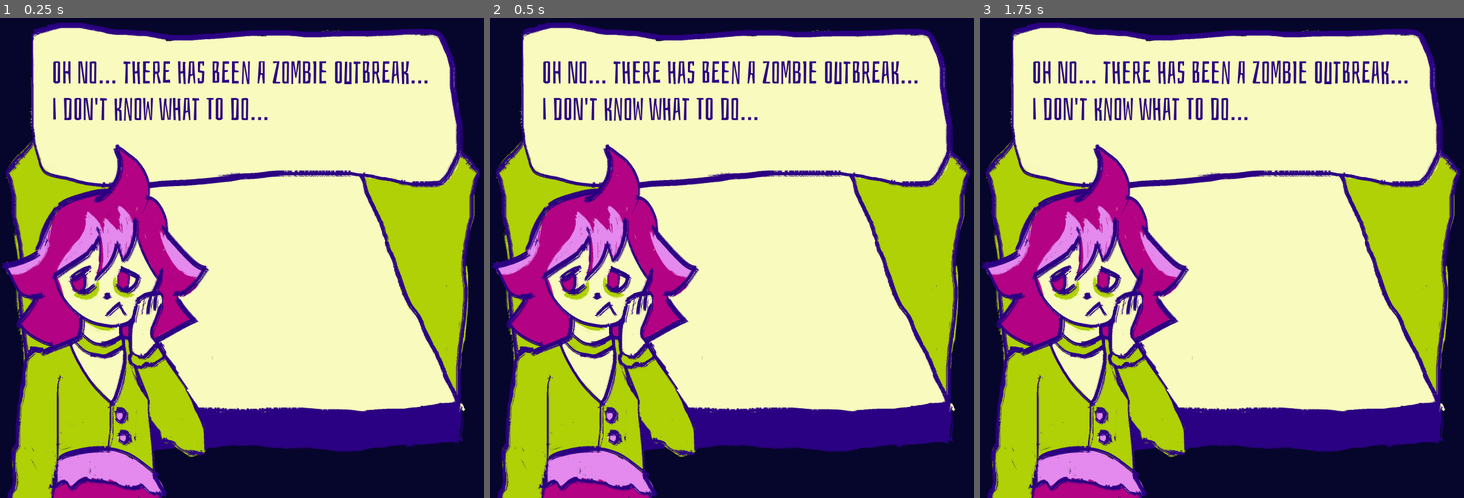
Above: before the commit, frames 1-3 (left to right).
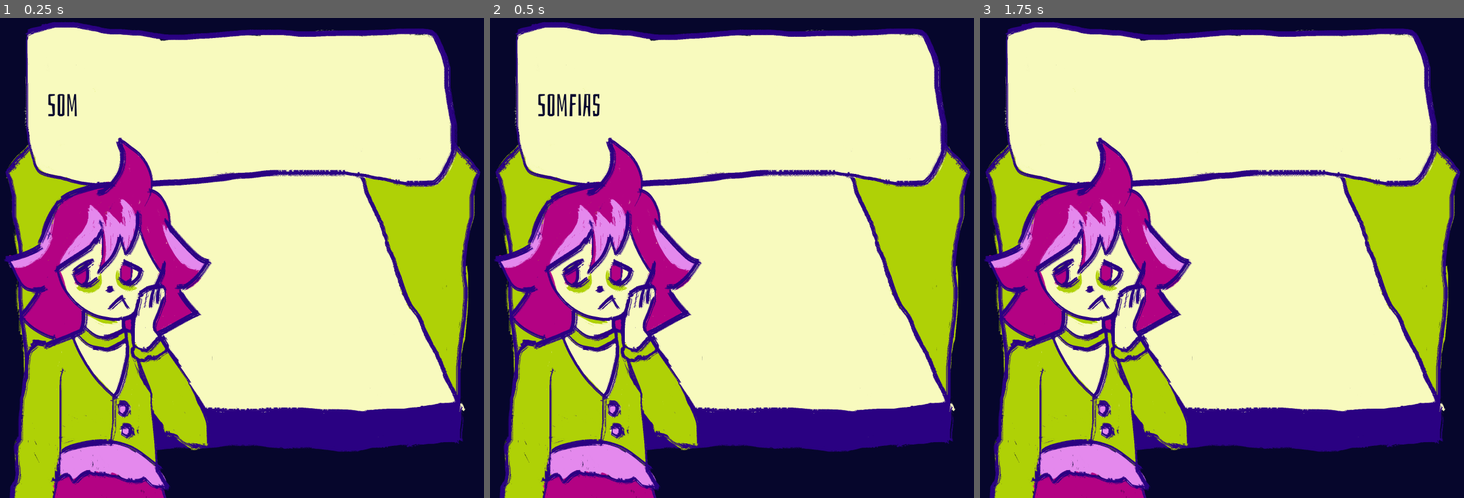
Above: after the commit, the same moments.

Repository: jadicodes/zombie-game
Game: Godot game, scene res://world.tscn
The game is run twice, just before and just after one commit, with the same random seed, the same clock (stepped at 60 frames per second) and the same inputs.
Inputs:
- Up to frame 1 (0.25 s): no input
- Up to frame 2 (0.5 s): no input
- Up to frame 3 (1.75 s): tap Enter (ui_accept) at 0.5, 1.35, 1.52 s; hold Enter (ui_accept) 0.53-1.28 s

The runs differ from the first frame. In frame 1, 14% of the frame differs, in the area x 0-96%, y 0-100%; in frame 2, 15%; in frame 3, 14%.

Commit message:
Add textbox scrolling

Diff:
--- a/project/clickables/clickable.gd
+++ b/project/clickables/clickable.gd
@@ -5,3 +5,6 @@
 @export var stage_1_texture: CompressedTexture2D
 @export var stage_2_texture: CompressedTexture2D
 @export var stage_3_texture: CompressedTexture2D
+
+@export var number_of_clicks_to_fix: int
+@export var chance_of_appearing: int
--- a/project/clickables/door.tres
+++ b/project/clickables/door.tres
@@ -4,4 +4,6 @@
 
 [resource]
 script = ExtResource("1_qqosf")
+number_of_clicks_to_fix = 3
+chance_of_appearing = 3
 metadata/_custom_type_script = "uid://cliwck5sdiyko"
--- /dev/null
+++ b/project/textbox/textbox.gd
@@ -0,0 +1,58 @@
+extends CanvasLayer
+
+enum state {
+	READY,
+	READING,
+	FINISHED
+}
+
+
+const CHAR_READ_RATE = 0.07
+
+var current_state: int
+var _tween: Tween
+
+@onready var _text = %Text
+
+
+func _ready():
+	%Text.visible_ratio = 0.0
+
+
+func show_textbox():
+	show()
+
+
+func _input(event: InputEvent) -> void:
+	if event.is_action_pressed("ui_accept"):
+		if current_state == state.FINISHED:
+			_change_state(state.READY)
+		elif current_state == state.READING:
+			_change_state(state.FINISHED)
+
+
+func _change_state(new_state):
+	current_state = new_state
+	match current_state:
+		state.READY:
+			_text.visible_ratio = 0.0
+		state.READING:
+			_tween.play()
+		state.FINISHED:
+			_text.visible_ratio = 1.0
+			_tween.pause()
+
+
+func set_text(text) -> void:
+	_text.text = text
+	show_textbox()
+	_tween = create_tween()
+	_tween.tween_property(_text, "visible_ratio", 1.0, len(text) * CHAR_READ_RATE).set_trans(Tween.TRANS_LINEAR).set_ease(Tween.EASE_IN_OUT)
+	_tween.connect("finished", _on_tween_finished)
+	_change_state(state.READING)
+
+
+# Manages signal received from tween finishing
+
+func _on_tween_finished() -> void:
+	_change_state(state.FINISHED)
--- /dev/null
+++ b/project/textbox/textbox.tscn
@@ -0,0 +1,38 @@
+[gd_scene load_steps=3 format=3 uid="uid://bpk8rwwftan5i"]
+
+[ext_resource type="Texture2D" uid="uid://tl5knu03oyd3" path="res://textbox/text.png" id="1_iq8iv"]
+[ext_resource type="Script" uid="uid://cnon2c0akpwa0" path="res://textbox/textbox.gd" id="1_q4ak7"]
+
+[node name="Textbox" type="CanvasLayer"]
+script = ExtResource("1_q4ak7")
+
+[node name="TextureRect" type="TextureRect" parent="."]
+offset_top = -51.0
+offset_right = 2000.0
+offset_bottom = 949.0
+texture = ExtResource("1_iq8iv")
+
+[node name="MarginContainer" type="MarginContainer" parent="TextureRect"]
+layout_mode = 1
+anchors_preset = 15
+anchor_right = 1.0
+anchor_bottom = 1.0
+offset_left = 144.0
+offset_top = 135.0
+offset_right = -177.0
+offset_bottom = -263.0
+grow_horizontal = 2
+grow_vertical = 2
+theme_override_constants/margin_left = 50
+theme_override_constants/margin_top = 0
+theme_override_constants/margin_right = 50
+theme_override_constants/margin_bottom = 0
+
+[node name="Text" type="Label" parent="TextureRect/MarginContainer"]
+unique_name_in_owner = true
+custom_minimum_size = Vector2(100, 100)
+layout_mode = 2
+theme_override_colors/font_color = Color(0.0235294, 0.0235294, 0.172549, 1)
+theme_override_font_sizes/font_size = 128
+text = "This is me testing the textbox margins. I hope a zombie doesn't eat my brainssss."
+autowrap_mode = 2
--- /dev/null
+++ b/project/world.gd
@@ -0,0 +1,8 @@
+extends Control
+
+
+@onready var _textbox = %Textbox
+
+
+func _ready():
+	_textbox.set_text("SOMFIAS UHIFSHADWIA HIUASHDUSAHD IUAHAKJSDK ")
--- a/project/world.tscn
+++ b/project/world.tscn
@@ -1,35 +1,25 @@
-[gd_scene load_steps=4 format=3 uid="uid://bipvvp86q05ki"]
+[gd_scene load_steps=5 format=3 uid="uid://bipvvp86q05ki"]
 
-[ext_resource type="Texture2D" uid="uid://0wg7ey5w6i5e" path="res://zombae.png" id="1_f3sb7"]
-[ext_resource type="Texture2D" uid="uid://tl5knu03oyd3" path="res://text.png" id="1_fj7yv"]
+[ext_resource type="Script" uid="uid://oe6pn41usf8c" path="res://world.gd" id="1_aqk2v"]
 [ext_resource type="Texture2D" uid="uid://dfpjpxiaydg0m" path="res://room.png" id="1_tlwt5"]
+[ext_resource type="PackedScene" uid="uid://bpk8rwwftan5i" path="res://textbox/textbox.tscn" id="2_tlwt5"]
+[ext_resource type="PackedScene" uid="uid://f4fe5yc0j0w8" path="res://zombae/zombae.tscn" id="3_tlwt5"]
 
-[node name="Control" type="Control"]
+[node name="World" type="Control"]
 layout_mode = 3
 anchors_preset = 15
 anchor_right = 1.0
 anchor_bottom = 1.0
 grow_horizontal = 2
 grow_vertical = 2
+script = ExtResource("1_aqk2v")
 
 [node name="Room" type="Sprite2D" parent="."]
 position = Vector2(1000, 1000)
 texture = ExtResource("1_tlwt5")
 
-[node name="Text" type="Sprite2D" parent="."]
-position = Vector2(1023, 451)
-texture = ExtResource("1_fj7yv")
+[node name="Textbox" parent="." instance=ExtResource("2_tlwt5")]
+unique_name_in_owner = true
+layer = 0
 
-[node name="Label" type="Label" parent="Text"]
-offset_left = -810.0
-offset_top = -275.0
-offset_right = 743.0
-offset_bottom = 24.0
-theme_override_colors/font_color = Color(0.164706, 0.00392157, 0.509804, 1)
-theme_override_font_sizes/font_size = 128
-text = "Oh no... there has been a zombie outbreak...
-i don't know what to do..."
-
-[node name="Zombae" type="Sprite2D" parent="."]
-position = Vector2(489, 1232)
-texture = ExtResource("1_f3sb7")
+[node name="Zombae" parent="." instance=ExtResource("3_tlwt5")]
--- /dev/null
+++ b/project/zombae/zombae.tscn
@@ -0,0 +1,11 @@
+[gd_scene load_steps=2 format=3 uid="uid://f4fe5yc0j0w8"]
+
+[ext_resource type="Texture2D" uid="uid://0wg7ey5w6i5e" path="res://zombae.png" id="1_03it5"]
+
+[node name="Zombae" type="CanvasLayer"]
+
+[node name="TextureRect" type="TextureRect" parent="."]
+offset_top = 204.0
+offset_right = 1000.0
+offset_bottom = 2204.0
+texture = ExtResource("1_03it5")
Renamed: project/text.png -> project/textbox/text.png
Not shown, changed: project/textbox/text.png.import
Not shown, added: project/textbox/textbox.gd.uid
Not shown, added: project/world.gd.uid
